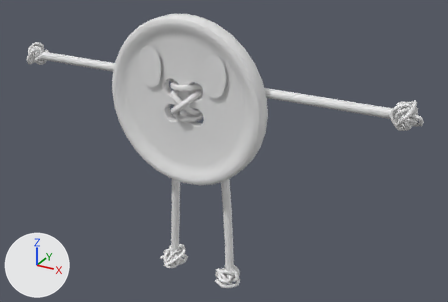
The FBX model Games4Impact/Assets/Art/3D Modles/Button_Character.fbx: old version first, new version second.
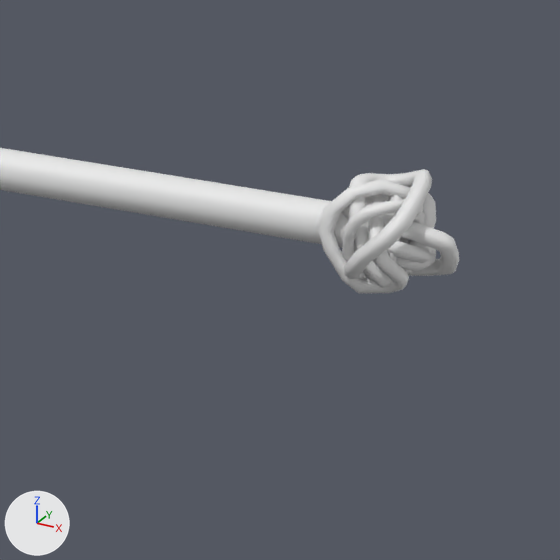
The first picture shows the older version from a 50 mm camera at (0.68, -1.068, 0.874) aimed at (0.061, 0.057, 0.311). The close-ups show the older and then the newer version on the part from 70% to 100% of the width and 20% to 65% of the height of that picture. Only the edits that show in the close-ups are written down. Arrows for +X, +Y and +Z are at lower left; the lights stay in place. Materials are left out; every surface is plain grey. Where no turn or scale is listed for an object, it has been applied to the vertices.

The first close-up shows 'Hand L', 'L Arm  R Leg'.
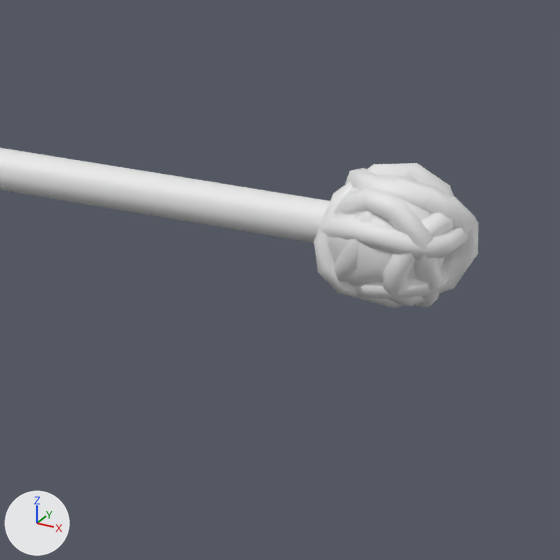
The change, as JSON lines over the scene's bpy script:
```json
{"block": "me_béziercurve_005", "where": "# used by ob_hand_l; location = (0.4564, 0.0339, 0.4714)"}
{"op": "remove", "block": "me_béziercurve_005", "code": "me_béziercurve_005.from_pydata(...)  # 1368 vertices, 1368 faces; spans x -0.0282..0.0329, y -0.031..0.0251, z -0.0245..0.0305"}
{"op": "add", "block": "me_béziercurve_005", "code": "me_béziercurve_005.from_pydata(...)  # 686 vertices, 686 faces; spans x -0.0345..0.0346, y -0.0314..0.0303, z -0.0343..0.032"}
{"block": "me_béziercurve_005", "change": "me_béziercurve_005 part 1: the loose piece of 456 vertices spanning x -0.0229..0.0329, y -0.031..0.0244, z -0.0231..0.0305 is rebuilt with 343 vertices and now spans x -0.0345..0.0346, y -0.0314..0.0285, z -0.0294..0.032"}
{"block": "me_béziercurve_005", "change": "me_béziercurve_005 part 2: the loose piece of 456 vertices spanning x -0.0282..0.0216, y -0.0253..0.0251, z -0.0245..0.0272 is rebuilt with 343 vertices and now spans x -0.0316..0.0322, y -0.0292..0.0303, z -0.0343..0.0297"}
{"block": "me_béziercurve_005", "change": "me_béziercurve_005 part 3: 456 vertices removed from x -0.0222..0.0142, y -0.021..0.017, z -0.0169..0.0222"}
{"op": "add", "block": "me_sphere_005", "code": ["me_sphere_005 = bpy.data.meshes.new('Sphere.005')", "me_sphere_005.from_pydata(...)  # 184 vertices, 194 faces; spans x -0.0285..0.0279, y -0.028..0.0285, z -0.0275..0.0275"]}
{"op": "set", "path": "ob_hand_l.location", "old": "(0.4564, 0.0339, 0.4714)", "new": "(0.4607, 0.0337, 0.4724)"}
{"op": "add", "block": "ob_left_hand", "code": ["ob_left_hand = bpy.data.objects.new('Left Hand', me_sphere_005)", "ob_left_hand.location = (0.4559, 0.0331, 0.4728)"]}
```

Changed parts and their boxes (x1, y1, x2, y2) in the close-ups (560 x 560 px):
```json
{"object": "Hand L", "change": "reshaped, moved", "before": [317, 169, 459, 293], "after": [314, 163, 478, 308], "on screen": "15% wider, 17% taller"}
{"object": "Left Hand", "change": "added", "after": [327, 188, 445, 286]}
{"part": 1, "of": "me_béziercurve_005", "change": "rebuilt", "before": [344, 169, 459, 288], "after": [314, 163, 478, 308], "on screen": "42% wider, 22% taller"}
{"part": 2, "of": "me_béziercurve_005", "change": "rebuilt", "before": [317, 179, 432, 293], "after": [334, 172, 472, 308], "on screen": "20% wider, 19% taller"}
{"part": 3, "of": "me_béziercurve_005", "change": "deleted", "before": [341, 195, 424, 262]}
```
